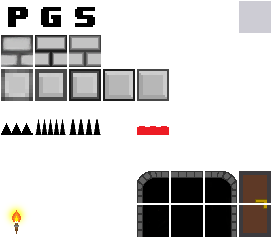
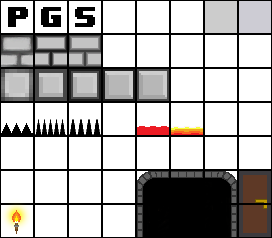
Layers edited between the first and the second 272px x 238px image:
added layer "Background Lighting 2" (20%) in group "Background Lighting" over [205, 1, 237, 33]
moved "Layer 4" into group "Pits", painted on it over [171, 126, 203, 171]
added layer "Glow" in group "Tortch" over [0, 198, 34, 234]
renamed "Glow" to "Glow - Old", hid it over [0, 199, 32, 231]
painted on "Grid" over [0, 0, 272, 238]
